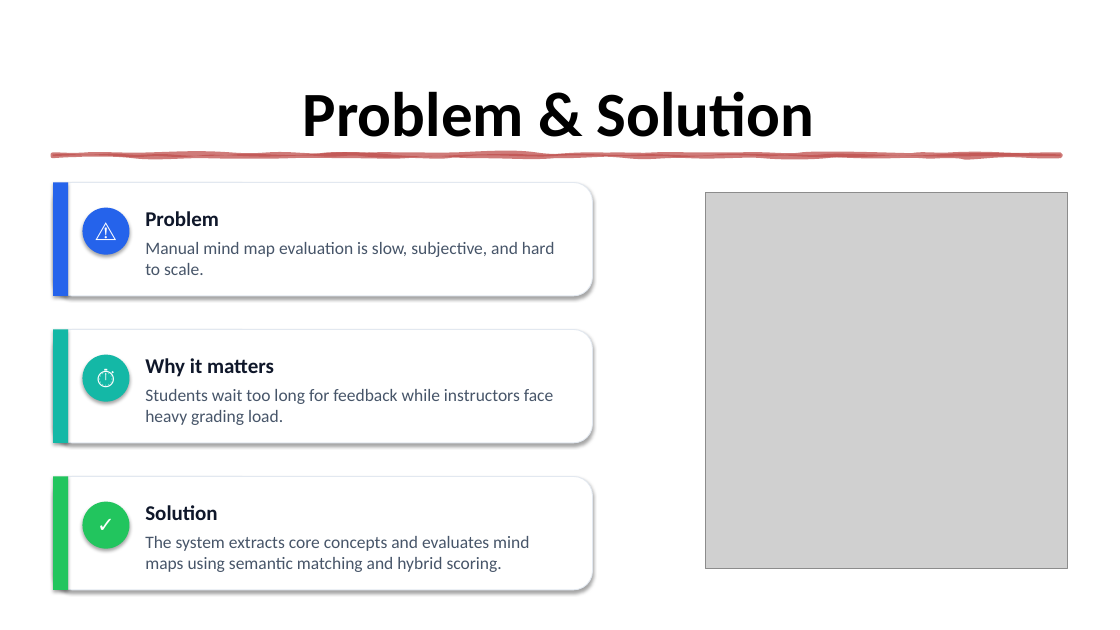
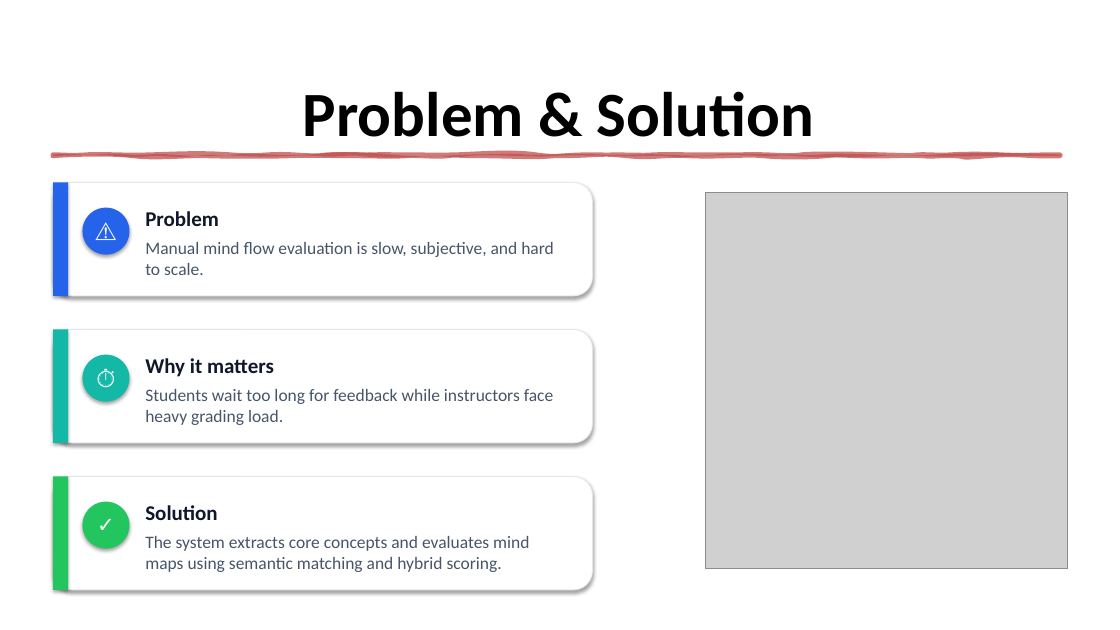
Before and after one commit to GPT-Laboratory/Case-21-Group-mindflow, a slide deck: slide 2 of Documentation/mindmap_visual_presentation.pptx. Drawn at 1120x630 pixels with LibreOffice and Linux fonts; fonts in the diff are those of the drawing; grey boxes stand for pictures. Boxes give left, top, right and bottom in pixels: in the first picture for what was removed or moved away, otherwise in the second. Text is boxed around its words. In the diff, an @@ line names an element or a change of style, - is before the commit and + after.

Commit message:
doc: update documents , changed mindmap or agenticflow to mind-flow

```diff
--- a/Documentation/mindmap_visual_presentation.pptx
+++ b/Documentation/mindmap_visual_presentation.pptx
@@ text at [145,242,554,275]: text changed @@
-Manual mind map evaluation is slow, subjective, and hard to scale.
+Manual mind flow evaluation is slow, subjective, and hard to scale.
```
Also in this commit, not shown: 1 other slide changed, 2 other files.
